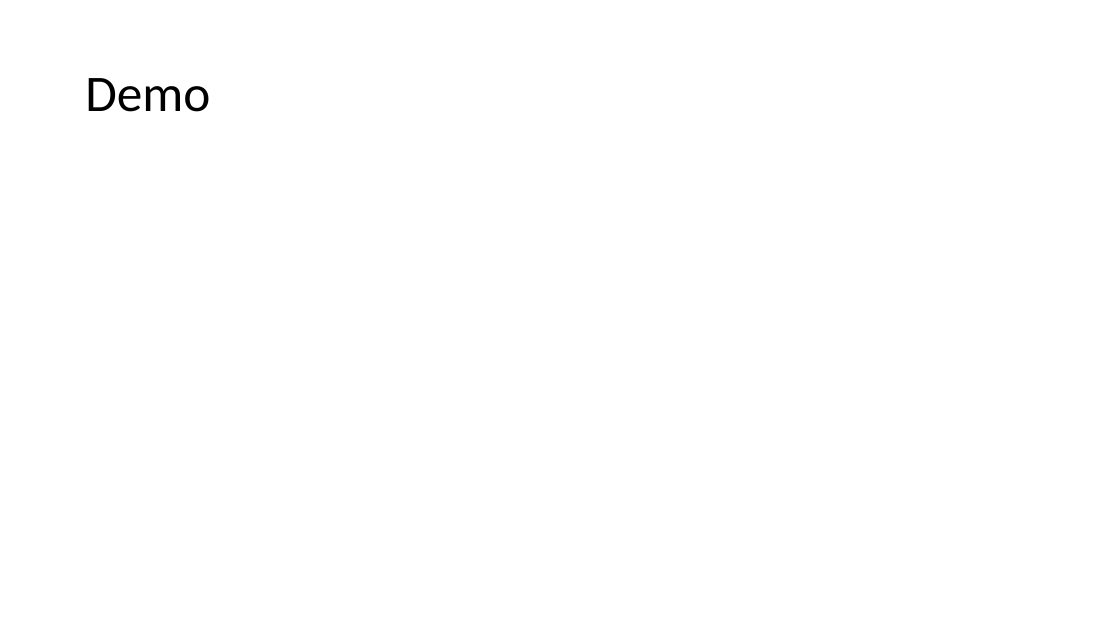
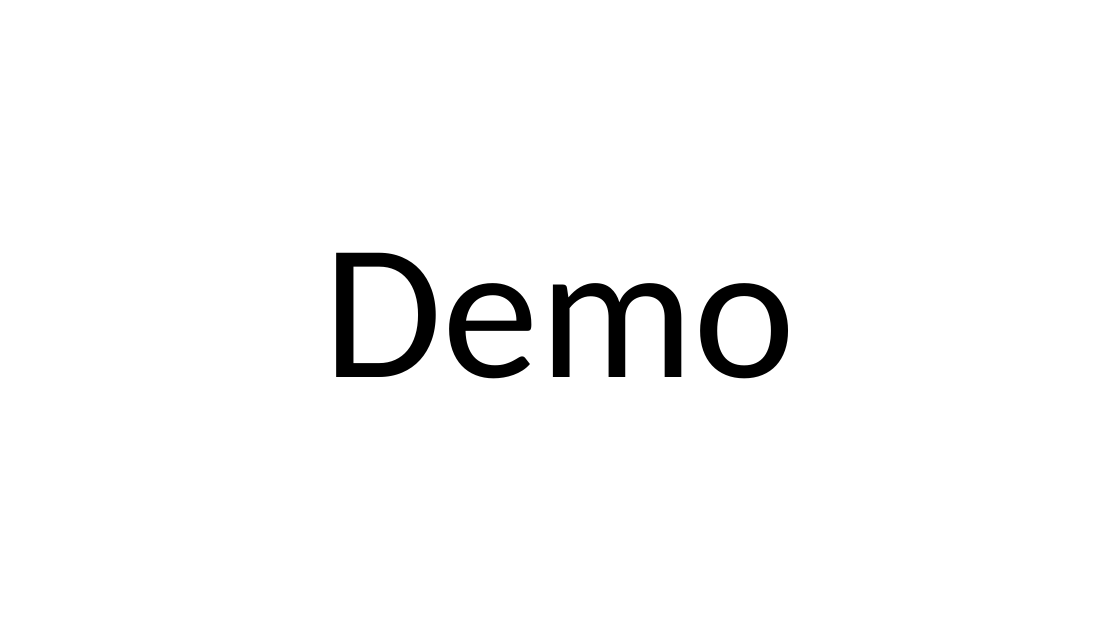
Before and after one commit to cba-dat-sem4-python-group/Exam, a slide deck: slide 4 of Presentation.pptx (slide 3 before the commit). Drawn at 1120x630 pixels with LibreOffice and Linux fonts; fonts in the diff are those of the drawing. Boxes give left, top, right and bottom in pixels: in the first picture for what was removed or moved away, otherwise in the second. Text is boxed around its words. In the diff, an @@ line names an element or a change of style, - is before the commit and + after.

```diff
--- a/Presentation.pptx
+++ b/Presentation.pptx
@@ title "Demo": place and size @@
-title "Demo" at [85,78,210,112]
+title "Demo" at [324,252,796,379]
@@ title "Demo" at [324,252,796,379]: size 44 to 166 pt; alignment left to centre @@
```
Also in this commit, not shown: 1 other slide changed, 1 slide added.
